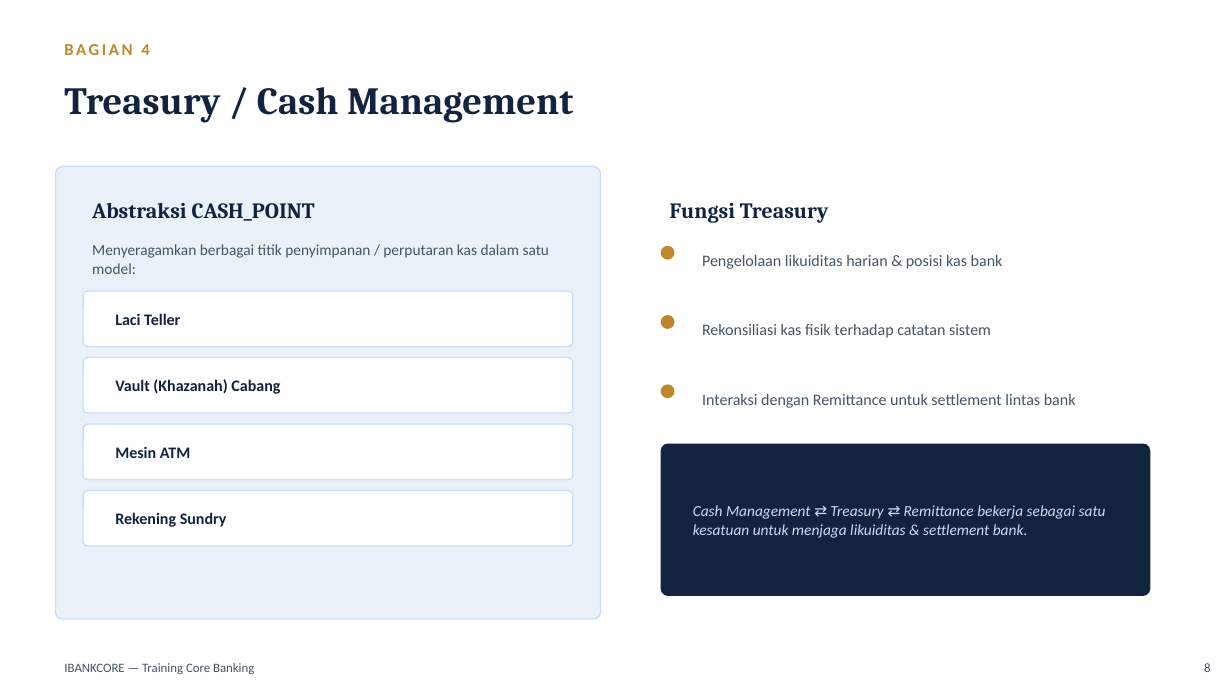
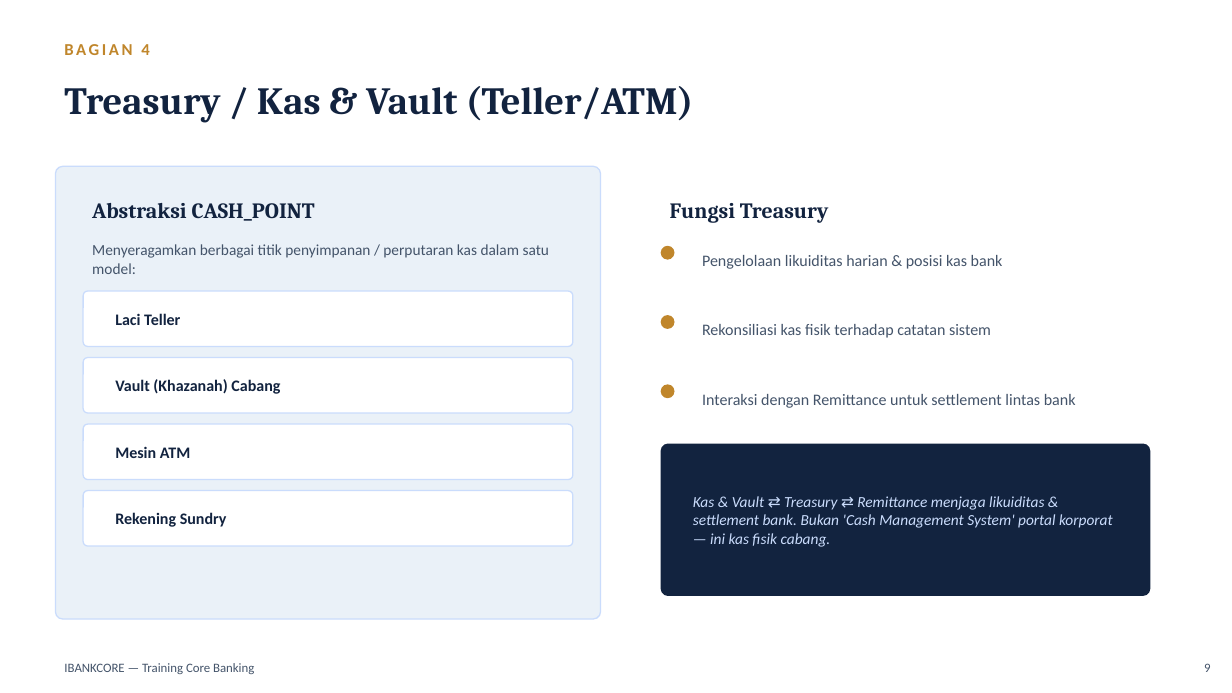
Before and after one commit to wisnu/ibankcore-training-materials, a slide deck: slide 9 of dist/materi_training_ibankcore.pptx (slide 8 before the commit). Drawn at 1232x693 pixels with LibreOffice and Linux fonts; fonts in the diff are those of the drawing. Boxes give left, top, right and bottom in pixels: in the first picture for what was removed or moved away, otherwise in the second. Text is boxed around its words. In the diff, an @@ line names an element or a change of style, - is before the commit and + after.

Commit message:
Add product/security/ops topics; rename Cash Management to Kas & Vault
Expand training materi/slides with additional topics discovered from
core/enterprise codebase: Deposito, Kliring, Teller/Counter, QRIS/VA,
Host-to-Host/REST API, Corporate Banking, CIF, Biller/Remittance, Dana
Haji, batch EOD/BOD, backup/DR, and maker-checker/security/audit.

Also rename the "Cash Management" module to "Kas & Vault (Teller/ATM)"
across diagrams, materi, and slides to avoid confusion with the
industry term "Cash Management System" (corporate CIF web portal),
which is a different thing from this internal physical-cash module.
Regenerate all diagram PNGs and rebuild dist/docx+pptx accordingly.

```diff
--- a/dist/materi_training_ibankcore.pptx
+++ b/dist/materi_training_ibankcore.pptx
@@ text at (64,86,693,123): text changed @@
-Treasury / Cash Management
+Treasury / Kas & Vault (Teller/ATM)
@@ text at (693,496,1113,547): text changed @@
-Cash Management ⇄ Treasury ⇄ Remittance bekerja sebagai satu kesatuan untuk menjaga likuiditas & settlement bank.
+Kas & Vault ⇄ Treasury ⇄ Remittance menjaga likuiditas & settlement bank. Bukan 'Cash Management System' portal korporat — ini kas fisik cabang.
@@ text at (1204,663,1210,672): text changed @@
-8
+9
```
Also in this commit, not shown: 11 other slides changed, 5 slides added, 8 other files.
